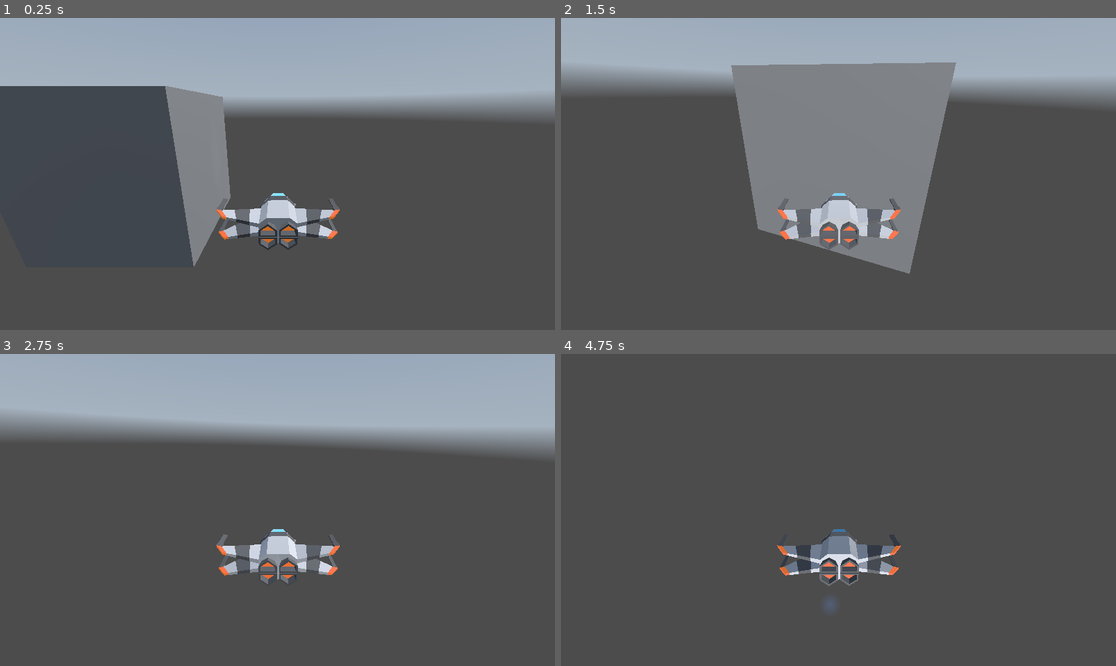
Above: before the commit, frames 1-4 (two rows, left to right).
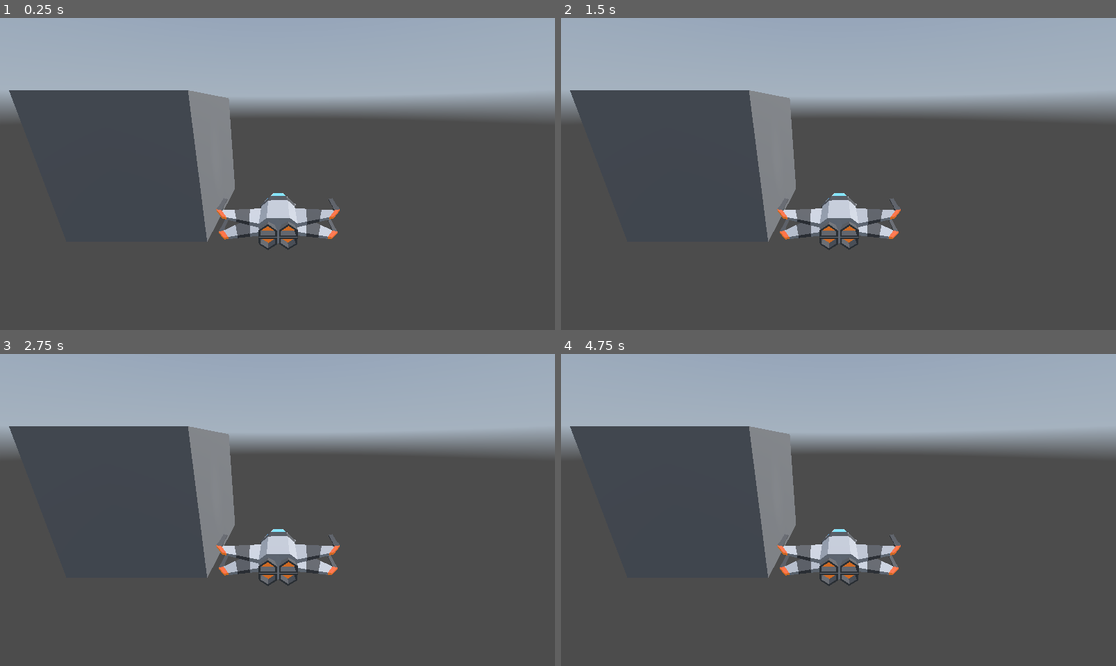
Above: after the commit, the same moments.

Repository: matousposp08/SpaceGame
Game: Godot game, scene res://scenes/root.tscn
The game is run twice, just before and just after one commit, with the same random seed, the same clock (stepped at 60 frames per second) and the same inputs. A sky picture missing from this copy of the repository is replaced by a grey-blue gradient.
Inputs (mouse positions are in pixels of both pictures, inside the frame that each line leads up to):
- Up to frame 1 (0.25 s): no input
- Up to frame 2 (1.5 s): tap Enter (ui_accept) at 0.5, 0.77 s; move the mouse to (960, 158) at 0.52 s; hold Right (ui_right) 0.53-1.28 s; tap Space (shoot) at 0.6 s; move the mouse to (810, 174) at 1.27 s; hold Up (ui_up) from 1.28 s (still down); tap Shift (boost) at 1.35 s
- Up to frame 3 (2.75 s): keep holding Up (ui_up); tap Enter (ui_accept) at 1.52 s; tap Space (shoot) at 1.55, 2.1 s; move the mouse to (288, 503) at 2.02 s
- Up to frame 4 (4.75 s): keep holding Up (ui_up); move the mouse to (832, 516) at 2.77 s; tap Space (shoot) at 2.85, 3.8, 4.35 s; tap Enter (ui_accept) at 3.02, 3.77, 4.52 s; move the mouse to (877, 513) at 3.52 s; hold Shift (boost) 3.53-4.28 s; move the mouse to (794, 506) at 4.27 s

The runs differ from the first frame. In frame 1, 2.8% of the frame differs, in the area x 0-43%, y 21-80%; in frame 2, 21%; in frame 3, 6.9%; in frame 4, 33%, in the area x 0-100%, y 0-83%.

Commit message:
multiplayer works

Diff:
--- a/Dogfights/scenes/ship.tscn
+++ b/Dogfights/scenes/ship.tscn
@@ -8,7 +8,16 @@
 
 [sub_resource type="BoxShape3D" id="BoxShape3D_kkqu5"]
 
+[sub_resource type="SceneReplicationConfig" id="SceneReplicationConfig_2tupg"]
+properties/0/path = NodePath(".:position")
+properties/0/spawn = true
+properties/0/replication_mode = 1
+properties/1/path = NodePath(".:rotation")
+properties/1/spawn = true
+properties/1/replication_mode = 1
+
 [node name="ship" type="CharacterBody3D"]
+collision_layer = 2
 script = ExtResource("1_6vsd0")
 
 [node name="ship" parent="." instance=ExtResource("2_glmua")]
@@ -34,3 +43,6 @@
 [node name="SpotLight3D" type="SpotLight3D" parent="."]
 transform = Transform3D(-1, 3.48787e-16, 8.74228e-08, 3.48787e-16, 1, -3.48787e-16, -8.74228e-08, -3.48787e-16, -1, 0, 0, 12.6999)
 light_energy = 3.0
+
+[node name="MultiplayerSynchronizer" type="MultiplayerSynchronizer" parent="."]
+replication_config = SubResource("SceneReplicationConfig_2tupg")
--- a/Dogfights/scenes/world.tscn
+++ b/Dogfights/scenes/world.tscn
@@ -92,5 +92,9 @@
 horizontal_alignment = 1
 vertical_alignment = 1
 
+[node name="MultiplayerSpawner" type="MultiplayerSpawner" parent="."]
+_spawnable_scenes = PackedStringArray("res://scenes/ship.tscn")
+spawn_path = NodePath("..")
+
 [connection signal="pressed" from="CanvasLayer/MainMenu/MarginContainer/VBoxContainer/Host" to="." method="_on_host_pressed"]
 [connection signal="pressed" from="CanvasLayer/MainMenu/MarginContainer/VBoxContainer/Join" to="." method="_on_join_pressed"]
--- a/Dogfights/scripts/plane.gd
+++ b/Dogfights/scripts/plane.gd
@@ -1,5 +1,4 @@
 extends CharacterBody3D
-
 
 var SPEED = -3
 const JUMP_VELOCITY = 4.5
@@ -12,10 +11,18 @@
 # Get the gravity from the project settings to be synced with RigidBody nodes.
 var gravity = ProjectSettings.get_setting("physics/3d/default_gravity")
 
+@onready var camera = $Camera3D
+
+func _enter_tree():
+	set_multiplayer_authority(str(name).to_int())
+
 func _ready():
+	if not is_multiplayer_authority(): return
 	Input.set_mouse_mode(Input.MOUSE_MODE_HIDDEN)
+	camera.current = true
 
 func _physics_process(delta):
+	if not is_multiplayer_authority(): return
 	# Add the gravity.
 	#if not is_on_floor():
 	#	velocity.y -= gravity * delta
@@ -86,6 +93,7 @@
 var camera_anglev=0
 
 func _input(event):
+	if not is_multiplayer_authority(): return
 	Input.set_mouse_mode(Input.MOUSE_MODE_HIDDEN)
 	Input.set_mouse_mode(Input.MOUSE_MODE_CAPTURED)
 	if event is InputEventMouseMotion:
@@ -96,6 +104,7 @@
 			rotate_x(changev)
 
 func reverse():
+	if not is_multiplayer_authority(): return
 	if rev < 1:
 		rev = 60
 	else:
@@ -104,6 +113,7 @@
 		rev -= 1
 
 func laser(pos, bas):
+	if not is_multiplayer_authority(): return
 	var instance = LASER.instantiate()
 	instance.position = pos
 	instance.transform.basis = bas
--- a/Dogfights/scripts/world.gd
+++ b/Dogfights/scripts/world.gd
@@ -3,7 +3,7 @@
 @onready var main_menu = $CanvasLayer/MainMenu
 @onready var address_entry = $CanvasLayer/MainMenu/MarginContainer/VBoxContainer/AddressEntry
 
-const player = preload("res://scenes/ship.tscn")
+const Player = preload("res://scenes/ship.tscn")
 const PORT = 9999
 var enet_peer = ENetMultiplayerPeer.new()
 # Called when the node enters the scene tree for the first time.
@@ -21,6 +21,7 @@
 	enet_peer.create_server(PORT)
 	multiplayer.multiplayer_peer = enet_peer
 	multiplayer.peer_connected.connect(add_player)
+	multiplayer.peer_disconnected.connect(remove_player)
 	add_player(multiplayer.get_unique_id())
 
 func _on_join_pressed():
@@ -29,6 +30,12 @@
 	multiplayer.multiplayer_peer = enet_peer
 
 func add_player(peer_id):
-	var player = player.instantiate()
-	player.name = str(name)
+	var player = Player.instantiate()
+	player.name = str(peer_id)
 	add_child(player)
+
+func remove_player(peer_id):
+	var player = get_node_or_null(str(peer_id))
+	if player:
+		#ps -= 1
+		player.queue_free()
Not shown: 1 places in Dogfights/scenes/ship.tscn that only renumber resources
